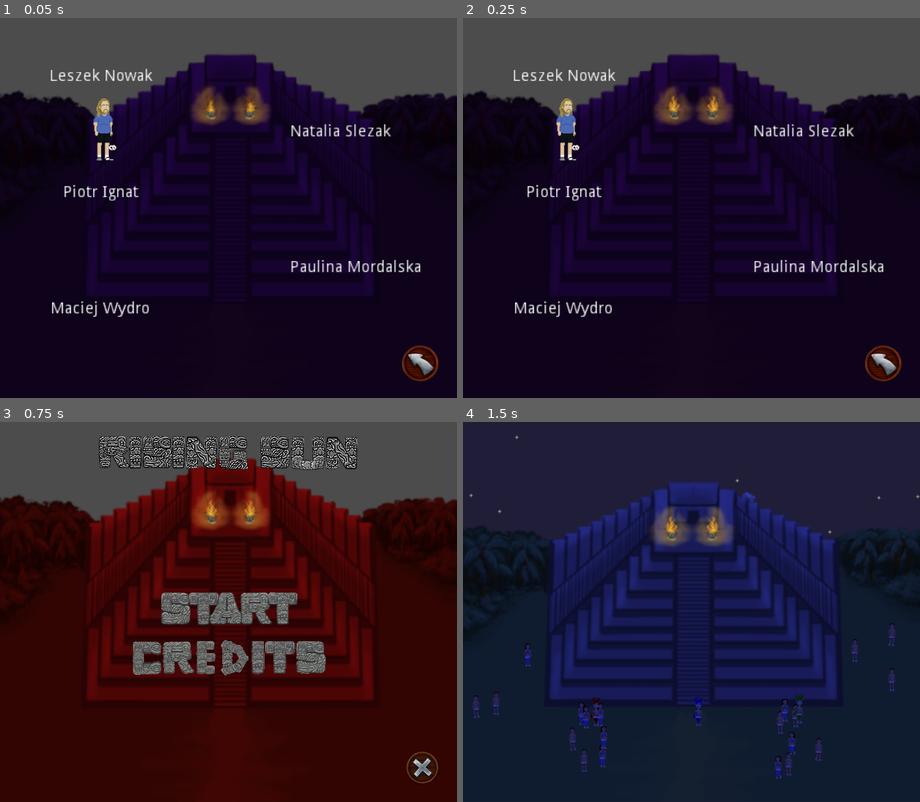
Above: before the commit, frames 1-4 (two rows, left to right).
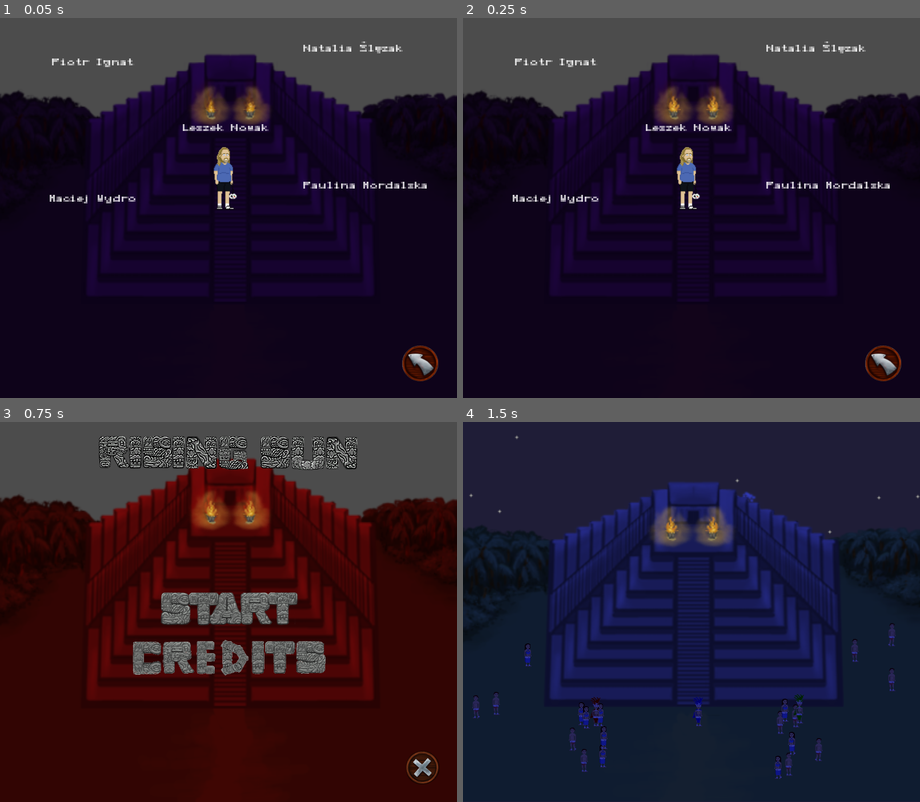
Above: after the commit, the same moments.

Repository: JohnMeadow1/RisingSun
Game: Godot game, scene res://credits_scene.tscn
Same seed, same stepped clock (60 frames per second), same inputs: the game is played once before the commit and once after it. This scene is started directly instead of the project's main scene.
Inputs (mouse positions are in pixels of both pictures, inside the frame that each line leads up to):
- Up to frame 1 (0.05 s): no input
- Up to frame 2 (0.25 s): no input
- Up to frame 3 (0.75 s): click "Natalia Slezak Paulina Mordal…" (after the commit: "Natalia Ślęzak Paulina Mordal…") at 0.5 s
- Up to frame 4 (1.5 s): click (691, 627) at 1.27 s

The runs differ from the first frame. In frame 1, 3.4% of the frame differs, in the area x 10-94%, y 6-79%; in frame 2, 3.4%; in frame 3, nothing differs; in frame 4, nothing differs.

Commit message:
Added font and updated credists scene

Diff:
--- a/source/credits_scene.tscn
+++ b/source/credits_scene.tscn
@@ -1,15 +1,31 @@
-[gd_scene load_steps=8 format=2]
+[gd_scene load_steps=11 format=2]
 
 [ext_resource path="res://images/back.png" type="Texture" id=1]
 [ext_resource path="res://images/back_pressed.png" type="Texture" id=2]
 [ext_resource path="res://scripts/back.gd" type="Script" id=3]
 [ext_resource path="res://images/background1.png" type="Texture" id=4]
-[ext_resource path="res://images/fire_anim.png" type="Texture" id=5]
-[ext_resource path="res://images/leszek.png" type="Texture" id=6]
-
-[sub_resource type="Animation" id=1]
-
-resource_name = "Nowa animacja"
+[ext_resource path="res://fonts/Fairfax.ttf" type="DynamicFontData" id=5]
+[ext_resource path="res://images/fire_anim.png" type="Texture" id=6]
+[ext_resource path="res://images/leszek.png" type="Texture" id=7]
+
+[sub_resource type="DynamicFont" id=1]
+
+size = 13
+use_mipmaps = false
+use_filter = false
+font_data = ExtResource( 5 )
+_sections_unfolded = [ "Font", "Settings" ]
+
+[sub_resource type="DynamicFont" id=2]
+
+size = 13
+use_mipmaps = true
+use_filter = false
+font_data = ExtResource( 5 )
+_sections_unfolded = [ "Font", "Settings" ]
+
+[sub_resource type="Animation" id=3]
+
 length = 0.6
 loop = true
 step = 0.1
@@ -67,10 +83,10 @@
 anchor_top = 0.0
 anchor_right = 0.0
 anchor_bottom = 0.0
-margin_left = -291.0
-margin_top = -579.0
-margin_right = -176.0
-margin_bottom = -336.0
+margin_left = -257.0
+margin_top = -796.0
+margin_right = -136.0
+margin_bottom = -646.0
 rect_scale = Vector2( 3, 3 )
 rect_pivot_offset = Vector2( 0, 0 )
 rect_clip_content = false
@@ -78,7 +94,9 @@
 mouse_default_cursor_shape = 0
 size_flags_horizontal = 1
 size_flags_vertical = 4
-text = "Natalia Slezak
+custom_fonts/font = SubResource( 1 )
+text = "Natalia Ślęzak
+
 
 
 
@@ -89,18 +107,18 @@
 percent_visible = 1.0
 lines_skipped = 0
 max_lines_visible = -1
-_sections_unfolded = [ "Rect" ]
-
-[node name="Label" type="Label" parent="." index="2"]
-
-anchor_left = 0.0
-anchor_top = 0.0
-anchor_right = 0.0
-anchor_bottom = 0.0
-margin_left = -977.0
-margin_top = -725.0
-margin_right = -851.0
-margin_bottom = -507.0
+_sections_unfolded = [ "Rect", "custom_fonts" ]
+
+[node name="Label3" type="Label" parent="." index="2"]
+
+anchor_left = 0.0
+anchor_top = 0.0
+anchor_right = 0.0
+anchor_bottom = 0.0
+margin_left = -573.0
+margin_top = -588.0
+margin_right = -492.0
+margin_bottom = -568.0
 rect_scale = Vector2( 3, 3 )
 rect_pivot_offset = Vector2( 0, 0 )
 rect_clip_content = false
@@ -108,13 +126,34 @@
 mouse_default_cursor_shape = 0
 size_flags_horizontal = 1
 size_flags_vertical = 4
-text = "Leszek Nowak
-
-
-
-
-
-Piotr Ignat
+custom_fonts/font = SubResource( 1 )
+text = "Leszek Nowak"
+percent_visible = 1.0
+lines_skipped = 0
+max_lines_visible = -1
+_sections_unfolded = [ "Rect", "custom_fonts" ]
+
+[node name="Label" type="Label" parent="." index="3"]
+
+anchor_left = 0.0
+anchor_top = 0.0
+anchor_right = 0.0
+anchor_bottom = 0.0
+margin_left = -997.0
+margin_top = -806.0
+margin_right = -871.0
+margin_bottom = -644.0
+rect_scale = Vector2( 3, 3 )
+rect_pivot_offset = Vector2( 0, 0 )
+rect_clip_content = false
+mouse_filter = 2
+mouse_default_cursor_shape = 0
+size_flags_horizontal = 1
+size_flags_vertical = 4
+custom_fonts/font = SubResource( 2 )
+text = "Piotr Ignat
+
+
 
 
 
@@ -126,13 +165,13 @@
 percent_visible = 1.0
 lines_skipped = 0
 max_lines_visible = -1
-_sections_unfolded = [ "Rect" ]
-
-[node name="fire_anim" type="Sprite" parent="." index="3"]
+_sections_unfolded = [ "Rect", "custom_fonts" ]
+
+[node name="fire_anim" type="Sprite" parent="." index="4"]
 
 position = Vector2( -449.109, -397.132 )
 scale = Vector2( 2.95236, 2.7646 )
-texture = ExtResource( 5 )
+texture = ExtResource( 6 )
 hframes = 3
 frame = 2
 _sections_unfolded = [ "Animation" ]
@@ -144,10 +183,10 @@
 playback_process_mode = 1
 playback_default_blend_time = 0.0
 playback_speed = 1.0
-"anims/Nowa animacja" = SubResource( 1 )
+"anims/Nowa animacja" = SubResource( 3 )
 blend_times = [  ]
 
-[node name="CanvasLayer" type="CanvasLayer" parent="." index="4"]
+[node name="CanvasLayer" type="CanvasLayer" parent="." index="5"]
 
 layer = 1
 offset = Vector2( 0, 0 )
@@ -157,9 +196,9 @@
 
 [node name="leszek" type="Sprite" parent="CanvasLayer" index="0"]
 
-position = Vector2( 275.559, 296.061 )
+position = Vector2( 591.559, 424.061 )
 scale = Vector2( 2, 2 )
-texture = ExtResource( 6 )
+texture = ExtResource( 7 )
 _sections_unfolded = [ "Transform" ]
 
 [connection signal="pressed" from="." to="." method="_pressed"]
Binary file added: source/fonts/Fairfax.ttf
